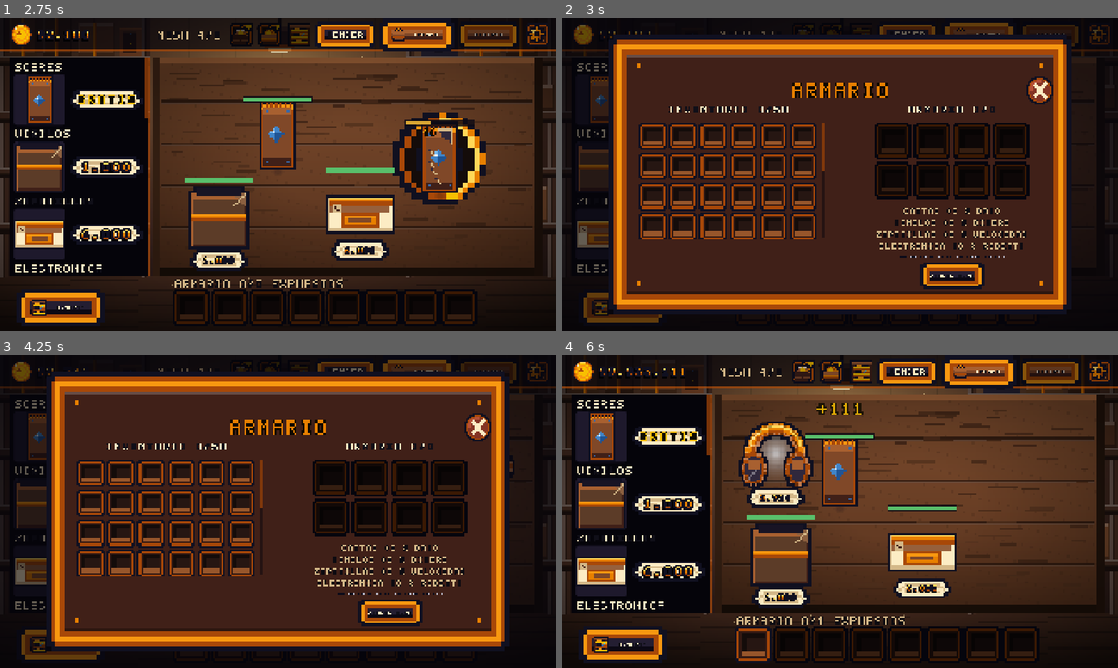
Above: before the commit, frames 1-4 (two rows, left to right).
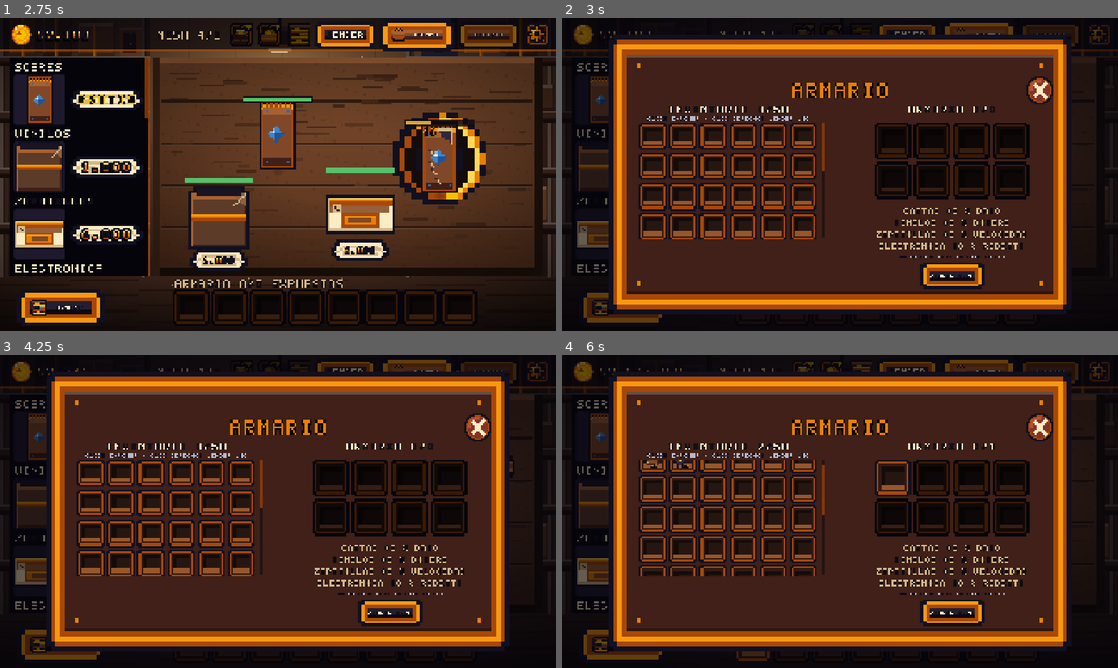
Above: after the commit, the same moments.

Repository: helo842/pack-tycoon
Game: Godot game, scene res://dev/InputTest.tscn
Same seed, same stepped clock (60 frames per second), same inputs: the game is played once before the commit and once after it. This scene is started directly instead of the project's main scene.
Inputs (mouse positions are in pixels of both pictures, inside the frame that each line leads up to):
- Up to frame 1 (2.75 s): click (77, 93) at 0.52 s; click (77, 158) at 1.27 s; click (77, 227) at 2.02 s
- Up to frame 2 (3 s): click (639, 293) at 2.77 s
- Up to frame 3 (4.25 s): click (278, 483) at 3.52 s
- Up to frame 4 (6 s): click (778, 564) at 4.27 s; click (923, 555) at 5.02 s; click (773, 464) at 5.77 s

Frame 1 is identical in both runs. In frame 2, 0.2% of the frame differs, in the area x 15-45%, y 31-33%; in frame 3, 0.2%; in frame 4, 65%, in the area x 0-100%, y 1-98%.

Commit message:
Mejorar armario, rebirth y pruebas

Diff:
--- a/dev/input_test.gd
+++ b/dev/input_test.gd
@@ -302,8 +302,31 @@
 		await _frames(3)
 		_check(Game.locker.is_empty() and Game.inventory.size() == guardado,
 			"y devolverlo lo saca del armario y lo devuelve al inventario")
-		# VENDER TODO es la unica forma de vaciar el inventario desde que vive
-		# aqui y no en la pantalla de partida.
+		# VENDER UNO: el clic DERECHO sobre un hueco. Es el gesto que no se ve y
+		# por eso el que mas falta hace probar con el raton de verdad: el Button
+		# solo emite `pressed` con el boton izquierdo, asi que un
+		# `pressed.emit()` de los de smoke_test no habria pasado nunca por aqui.
+		var uno_antes: int = Game.inventory.size()
+		var dinero_uno: int = Game.money
+		_right_click(armario._inv_cells[0]["button"])
+		await _frames(3)
+		_check(Game.inventory.size() == uno_antes - 1,
+			"el clic derecho en un hueco del inventario vende ese objeto")
+		_check(Game.money > dinero_uno, "y lo paga")
+		# Y el izquierdo sigue siendo exponer, que es lo de antes: se vuelve a
+		# comprobar despues del derecho, que es cuando se puede haber quedado
+		# cambiado el gesto.
+		Game.store(LootDB.roll_pack(RandomNumberGenerator.new(), "vinyls"))
+		await _frames(2)
+		_check(_click(armario._inv_cells[0]["button"]),
+			"y el clic izquierdo sigue exponiendo")
+		await _frames(3)
+		_check(Game.locker.size() == 1, "que lo deja en el armario")
+		_check(_click(armario._locker_cells[0]["button"]),
+			"y devolverlo desde la vitrina sigue llegando")
+		await _frames(3)
+		# VENDER TODO es la unica forma de vaciar el inventario de golpe desde
+		# que vive aqui y no en la pantalla de partida.
 		var money_inv: int = Game.money
 		var vender_todo := _find_button(armario, "VENDER TODO")
 		_check(vender_todo != null, "el panel del armario trae VENDER TODO")
@@ -421,6 +444,31 @@
 		e.button_index = button
 		e.pressed = pulsar
 		e.factor = 1.0
+		e.position = at
+		e.global_position = at
+		get_viewport().push_input(e, true)
+
+
+## Un clic DERECHO completo sobre el centro de un boton.
+##
+## Va aparte de _click() por dos motivos. Uno: no persigue el `pressed`, porque
+## con el boton derecho no hay `pressed` que perseguir (el juego mira el evento a
+## mano: ver LockerPanel._on_inv_input). El otro: hay que mandar las DOS mitades,
+## pulsar y soltar, por lo mismo que documenta _wheel() -sin el suelte, el
+## Viewport se queda con el control en mouse_focus y a partir de ahi se come los
+## clics de los botones de despues-.
+func _right_click(b: Button) -> void:
+	if b == null:
+		return
+	var at: Vector2 = b.get_global_rect().get_center()
+	var m := InputEventMouseMotion.new()
+	m.position = at
+	m.global_position = at
+	get_viewport().push_input(m, true)
+	for pulsar in [true, false]:
+		var e := InputEventMouseButton.new()
+		e.button_index = MOUSE_BUTTON_RIGHT
+		e.pressed = pulsar
 		e.position = at
 		e.global_position = at
 		get_viewport().push_input(e, true)
--- a/dev/screenshots.gd
+++ b/dev/screenshots.gd
@@ -140,6 +140,25 @@
 	await _frames(4)
 	await _shot("03c_panel_rebirth")
 	var hucha: Node = null
+	for c in _main._veil_host.get_children():
+		if c is RebirthPanel:
+			hucha = c
+	if hucha != null:
+		hucha._close()
+	await _frames(3)
+
+	# Y LA CARA CONTRARIA, que es como se abre el panel casi siempre: SIN poder
+	# reiniciar todavia. Es la que hay que mirar cuando se toque este panel, porque
+	# la linea de "TE FALTAN ..." solo existe en este estado (con el requisito
+	# cumplido esta vacia) y es la mas larga de la pantalla: se dibujaba 128 px
+	# fuera del marco. El requisito se baja a mano y se pide el refresco: asignar
+	# lifetime_earned no emite ninguna senal.
+	Game.lifetime_earned = 0
+	g._refresh_rebirth()
+	g._open_rebirth()
+	await _frames(4)
+	await _shot("03d_panel_rebirth_falta")
+	hucha = null
 	for c in _main._veil_host.get_children():
 		if c is RebirthPanel:
 			hucha = c
--- a/dev/smoke_test.gd
+++ b/dev/smoke_test.gd
@@ -679,8 +679,11 @@
 	var menu := _main._screen_host.get_child(0)
 	_check_cabe("el menu no saca texto de la pantalla", menu, PANTALLA)
 	_check_sin_encimarse("el menu no pone texto encima de una chapa", menu)
-	_check("el menu trae la moneda del pie", _usa_sprite(menu, "currency_coin"))
-	_check("y a tamano normal", not _sprite_gigante(menu, "currency_coin", 96.0))
+	# El menu es el titulo, el subtitulo y dos chapas, y NADA MAS: la moneda que
+	# hacia de adorno en el pie (abajo a la izquierda) se quito, porque en el
+	# arranque no hay dinero que contar. Aqui solo se puede comprobar que no
+	# vuelve, que es lo unico que le queda por decir a este check.
+	_check("el menu no lleva ninguna moneda", not _usa_sprite(menu, "currency_coin"))
 
 	# --- ajustes ---
 	menu._on_settings()
@@ -1761,6 +1764,49 @@
 		await get_tree().process_frame
 		_check("pulsar un objeto expuesto lo devuelve al inventario",
 			Game.locker.size() == 1 and Game.inventory.size() == 2)
+
+		# --- VENDER UNO: el clic derecho ---
+		# VENDER TODO es todo o nada. El inventario es donde se guarda lo que
+		# todavia no se ha decidido (se vende el barato y se expone el bueno), asi
+		# que el clic derecho vende el objeto de ESE hueco y solo ese. Se monta un
+		# inventario de dos objetos CONOCIDOS y distintos, para poder decir cual de
+		# los dos se ha ido.
+		Game.inventory.clear()
+		var rico := LootDB.roll_item(rng_arm, "cards")
+		rico["grade"] = LootDB.GRADE_MAX
+		rico["value"] = LootDB.final_value(rico, LootDB.GRADE_MAX)
+		var barato := LootDB.roll_item(rng_arm, "vinyls")
+		barato["grade"] = LootDB.PSA_MIN
+		barato["value"] = LootDB.final_value(barato, LootDB.PSA_MIN)
+		Game.store(rico)
+		Game.store(barato)
+		await get_tree().process_frame
+		_check("la rejilla del inventario trae los dos objetos",
+			Game.inventory.size() == 2)
+		var plata_uno: int = Game.money
+		arm._sell_one(0)
+		await get_tree().process_frame
+		_check("vender uno saca UN objeto del inventario", Game.inventory.size() == 1)
+		_check("y se lleva el de ese hueco, no otro",
+			str(Game.inventory[0].get("name", "")) == str(barato.get("name", "")))
+		# Paga el MISMO valor que el hueco estaba enseñando: la casilla no puede
+		# decir una cifra y cobrar otra.
+		_check("y paga el valor que enseñaba el hueco",
+			Game.money == plata_uno + int(rico["value"]))
+		_check("sin tocar lo expuesto en el armario", Game.locker.size() == 1)
+		# Un hueco vacio no cobra: vender fuera de la rejilla no hace nada.
+		var plata_dos: int = Game.money
+		arm._sell_one(Game.inventory.size())
+		_check("vender un hueco vacio no cobra nada", Game.money == plata_dos)
+		# Y el gesto hay que PODER DESCUBRIRLO: en la casilla no se ve, asi que
+		# esta en la leyenda de la columna y en el tooltip de cada hueco.
+		_check("la columna trae la leyenda de los dos gestos",
+			_dice(arm, "CLIC: EXPONER - CLIC DERECHO: VENDER UNO"))
+		_check("y el tooltip del hueco dice por cuanto se vende",
+			arm._inv_cells[0]["button"].tooltip_text.contains("clic derecho: vender por "))
+		Game.inventory.clear()
+		await get_tree().process_frame
+
 		_check_cabe("el panel del armario no saca texto del panel", arm, PANEL)
 		_check_sin_encimarse("el panel del armario no pone texto encima de una chapa", arm)
 		_check_sin_pisar_dibujos("el panel del armario no dibuja el texto encima de un objeto", arm)
@@ -1859,6 +1905,24 @@
 	var hucha = g._rebirth
 	_check("el clic abre el panel aunque no se pueda reiniciar", hucha != null)
 	if hucha != null:
+		# ESTA ES LA CARA QUE SE VE CASI SIEMPRE: el panel SIN poder reiniciar
+		# todavia, con la linea de lo que falta. Y es el estado en el que hay que
+		# medirlo, porque en el otro esa linea esta VACIA.
+		#
+		# El check de encuadre de mas abajo se hacia solo con el requisito
+		# cumplido, o sea con `_missing.text == ""`: una etiqueta sin texto mide 0
+		# de ancho, asi que _check_cabe() la saltaba sin decir nada. Y esa es justo
+		# la linea mas larga de la pantalla (47 caracteres) y la unica que cruza el
+		# panel de lado a lado: abierta de verdad se dibujaba 114 px FUERA del marco
+		# por la derecha, centrada en la columna de los numeros en vez de con el
+		# panel. Un check de encuadre tiene que correr en el estado que el jugador
+		# va a ver, no en el que le deja el test.
+		_check("el panel dice lo que falta cuando no se puede reiniciar",
+			hucha._missing.text.begins_with("TE FALTAN"))
+		_check("y esa linea cabe en el marco del panel",
+			PANEL.encloses(_visible(hucha._missing, true)))
+		_check_cabe("el panel del rebirth no saca texto del panel ni sin el requisito",
+			hucha, PANEL)
 		hucha._close()
 		await get_tree().process_frame
 	_check("y el cerrar quita el panel", g._rebirth == null)
--- a/scripts/screens/locker_panel.gd
+++ b/scripts/screens/locker_panel.gd
@@ -11,6 +11,13 @@
 # LOOT_KINDS): las CARTAS dan dano, las ZAPATILLAS velocidad de carga, los
 # VINILOS dinero y la ELECTRONICA puntos de rebirth. Los cuatro totales se leen
 # aqui abajo, que es el unico sitio donde se ve lo que se gana por exponer algo.
+#
+# DOS GESTOS EN LA REJILLA DEL INVENTARIO, porque son dos decisiones distintas:
+# clic IZQUIERDO expone el objeto (lo que hace el panel) y clic DERECHO lo VENDE,
+# ese y solo ese. Con el izquierdo a secas, vender era todo o nada (VENDER TODO al
+# pie), y el inventario es justo donde se guarda lo que todavia no se ha decidido:
+# se vende el barato y se expone el bueno. El gesto no se ve en la casilla, asi
+# que lo dicen la leyenda de la columna y el tooltip de cada hueco.
 #
 # LOS HUECOS LOS PONE EL NIVEL DEL ARMARIO, no este panel: empieza con uno y
 # llega a ocho (LootDB.locker_slots()). Los ocho marcos se dibujan SIEMPRE, y los
@@ -39,6 +46,15 @@
 ## La ventana del scroll del inventario. Empieza debajo del rotulo (que acaba en
 ## 336) y le deja sitio al boton de vender, que baja hasta 920.
 const INV_VIEW := Rect2(240, 360, 668, 400)
+## La leyenda de los dos gestos (clic izquierdo expone, derecho vende), ENTRE los
+## rotulos de las columnas y la rejilla.
+##
+## No cabe debajo de la ventana del scroll, que es su sitio natural: las 50
+## casillas siguen ahi debajo, recortadas por la ventana pero en el arbol, asi que
+## cualquier rotulo por debajo de y 760 aterriza encima de los marcos de la fila
+## siguiente (medido: la leyenda a 788 pisaba la fila que empieza en 776, y el
+## check lo caza). Aqui arriba esta el unico hueco libre de la columna.
+const LEGEND_Y := 348.0
 ## La rejilla del armario: cuatro columnas de 128 (536 px), que es lo que piden
 ## ocho huecos en dos filas.
 const LOCK_SIDE := 128.0
@@ -126,7 +142,18 @@
 		var b := UIKit.hit_area(list, Rect2(centre - Vector2(INV_SIDE, INV_SIDE) * 0.5,
 				Vector2(INV_SIDE, INV_SIDE)), "")
 		b.pressed.connect(_expose.bind(i))
+		# El clic DERECHO vende ESE objeto y solo ese. Godot no emite `pressed` con
+		# el boton derecho (el Button solo escucha el izquierdo), asi que el evento
+		# se mira a mano.
+		b.gui_input.connect(_on_inv_input.bind(i))
 		_inv_cells.append({"holder": holder, "button": b})
+
+	# LOS DOS GESTOS, ESCRITOS. El clic derecho no tiene nada que lo anuncie
+	# dentro de la casilla, y un gesto que no se ve es un gesto que no existe:
+	# esta linea y el tooltip de cada hueco son lo unico que lo explican.
+	add_child(UIKit.label_at("CLIC: EXPONER - CLIC DERECHO: VENDER UNO",
+		Vector2(LEFT_MID, LEGEND_Y), Vector2(660, 20), 16, HINT_COLOR,
+		HORIZONTAL_ALIGNMENT_CENTER, 0, true))
 
 	# VENDER TODO vive aqui porque el inventario ya no esta en la pantalla de
 	# partida: si el boton se hubiera quedado alli, no habria forma de vaciar el
@@ -233,9 +260,12 @@
 				Vector2(INV_SIDE * 0.6, INV_SIDE * 0.6)))
 		_add_value(holder, int(item.get("value", 0)), INV_SIDE)
 		# El tooltip dice QUE pasa al pulsarlo, con lo que va a aportar: es lo
-		# unico que explica el intercambio (el objeto deja de poder venderse).
-		b.tooltip_text = "Exponer %s (%s)" % [str(item.get("name", "")),
-				_kind_bonus_text(LootDB.kind_of(item), LootDB.bonus_for(item))]
+		# unico que explica el intercambio (el objeto deja de poder venderse). Y
+		# dice tambien el otro gesto, con SU precio: el clic derecho no se ve.
+		b.tooltip_text = "Exponer %s (%s) - clic derecho: vender por %s" % [
+				str(item.get("name", "")),
+				_kind_bonus_text(LootDB.kind_of(item), LootDB.bonus_for(item)),
+				PixelNumber.format(int(item.get("value", 0)))]
 
 
 func _paint_locker() -> void:
@@ -336,6 +366,38 @@
 		Game.notice.emit("INVENTARIO LLENO", Palette.RUST_L)
 
 
+## Vender UN objeto del inventario: el clic derecho sobre su hueco.
+##
+## Hace falta porque VENDER TODO es todo o nada, y el inventario es donde se
+## guarda lo que todavia no se ha decidido. El objeto que se vende es el de ESE
+## hueco y ninguno mas, y paga Game.sell_at(index): el MISMO valor que el hueco
+## esta enseñando, asi que la casilla no puede decir una cifra y pagar otra.
+##
+## Lo expuesto en el armario NO se vende desde aqui: eso se devuelve al inventario
+## y luego se vende, que es el trato de exponer (mientras esta en la vitrina no
+## vale para vender).
+func _sell_one(index: int) -> void:
+	if index < 0 or index >= Game.inventory.size():
+		return
+	var value := Game.sell_at(index)
+	if value <= 0:
+		Sound.play("sfx_error")
+		return
+	Sound.play("sfx_sell")
+	Game.notice.emit("VENDIDO: +" + PixelNumber.format(value), Palette.GOLD_XL)
+
+
+## El evento del clic derecho sobre un hueco del inventario. Godot solo emite
+## `pressed` con el boton izquierdo, asi que el derecho hay que mirarlo aqui. El
+## evento se consume para que no siga subiendo y lo reciba otra cosa.
+func _on_inv_input(event: InputEvent, index: int) -> void:
+	var mb := event as InputEventMouseButton
+	if mb == null or not mb.pressed or mb.button_index != MOUSE_BUTTON_RIGHT:
+		return
+	_sell_one(index)
+	accept_event()
+
+
 func _sell_all() -> void:
 	var total := Game.inventory_value()
 	if total <= 0:
--- a/scripts/screens/menu.gd
+++ b/scripts/screens/menu.gd
@@ -62,12 +62,11 @@
 
 
 func _build_footer() -> void:
-	# La moneda va al rincon, no en linea con el texto: el sprite son 72 px y la
-	# chapa de AJUSTES baja hasta y 1028, asi que entre la chapa y el borde solo
-	# quedan 52 px, y en cualquier x debajo de la chapa la moneda le cae encima.
-	# A la izquierda del pie no hay nada.
-	var money := UIKit.square("currency_coin", Vector2(200, 1000), 0.14)
-	add_child(money)
+	# SIN MONEDA. Hubo una (currency_coin, en la esquina de abajo a la izquierda)
+	# y el usuario la quito: en el arranque no hay dinero que contar -la partida no
+	# ha empezado-, asi que el unico adorno del menu era un cero que no significa
+	# nada todavia. El dinero aparece donde se gana, en la barra de la partida.
+	#
 	# El texto a y 1045, no a 1030: la chapa de AJUSTES llega a 1028 y a 1030 el
 	# rotulo le pasaba por debajo al marco de la chapa.
 	# label_at y no label + size a mano: el texto son 36 caracteres (756 px a
--- a/scripts/screens/rebirth_panel.gd
+++ b/scripts/screens/rebirth_panel.gd
@@ -45,12 +45,23 @@
 const COINS_SCALE := 0.45
 const COINS_MAX_W := 560.0
 const HEADLINE_CENTER := Vector2(1152, 320)
-## Con cuantas monedas te quedas y lo que falta para poder reiniciar. Las dos van
-## en esta columna y no al pie: son datos del MISMO premio que el numero de
-## arriba, y el pie es de los botones (un rotulo por debajo de la chapa de
-## REBIRTH es un rotulo que se lee pegado a un borde).
+## Con cuantas monedas te quedas: va en la columna de los numeros, con el premio
+## del que forma parte. En el pie no cabe: ahi estan los botones, y un rotulo por
+## debajo de la chapa de REBIRTH se lee pegado a un borde.
 const OWNED_CENTER := Vector2(1152, 548)
-const MISSING_CENTER := Vector2(1152, 604)
+
+## Lo que falta para poder reiniciar, y el CENTRO DEL PANEL, no el de la columna
+## de los numeros.
+##
+## Es la linea mas larga del juego ("TE FALTAN 1.000.000 DE LO GANADO EN ESTA
+## PARTIDA", 48 caracteres) y la unica que cruza el panel de lado a lado: medida
+## sobre la captura se dibujaba de x 480 a 1824 en un interior que acaba en 1696,
+## o sea 128 px FUERA del marco, con "PARTIDA" cruzando el borde. Centrada en
+## x 1152 (el centro de su columna) tenia que salirse por uno de los dos lados; en
+## el centro del panel, con la misma caja que el texto del trato (DEAL_W) y el
+## encogido de letra que trae label_at(), cabe entera y queda a 64 px de cada
+## borde. El y sigue siendo el de la columna, que es donde vive el dato.
+const MISSING_CENTER := Vector2(960, 604)
 ## El texto del trato, una linea por frase, partido con UIKit.wrap. Va centrado y
 ## a lo ancho del panel, por debajo de la hucha, y cada frase CABE EN UNA LINEA a
 ## 21 px (66 caracteres): el panel tiene el alto justo para esto, los numeros y
@@ -160,7 +171,7 @@
 		DEAL_SIZE, Palette.GOLD_XL, HORIZONTAL_ALIGNMENT_CENTER, 0, true)
 	add_child(_electronics)
 
-	_missing = UIKit.label_at("", MISSING_CENTER, Vector2(1400, 40), 26, Palette.CREAM_D,
+	_missing = UIKit.label_at("", MISSING_CENTER, Vector2(DEAL_W, 40), 26, Palette.CREAM_D,
 		HORIZONTAL_ALIGNMENT_CENTER, 0, true)
 	add_child(_missing)
 
Not shown, changed: README.md
Not shown, changed: dev/README.md
